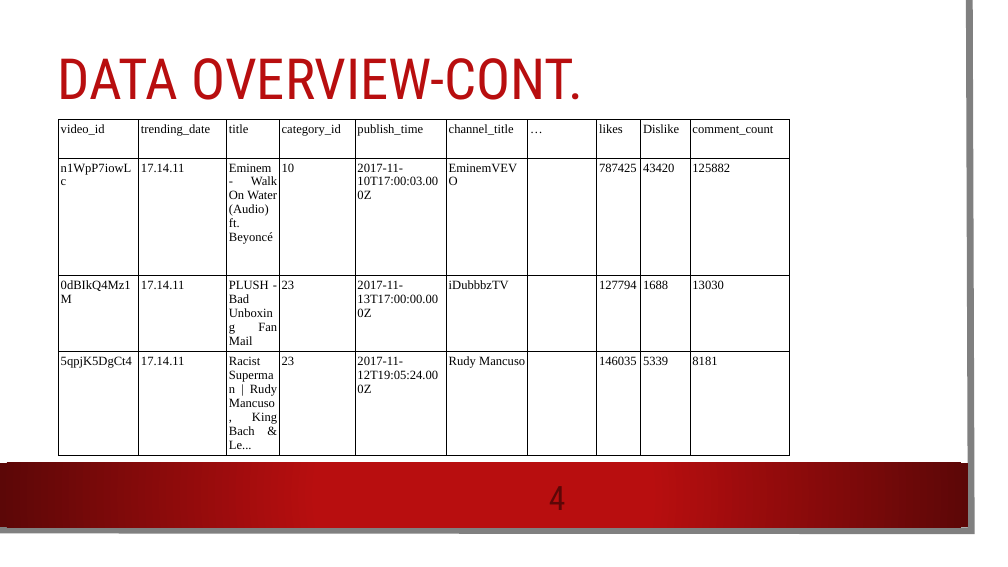
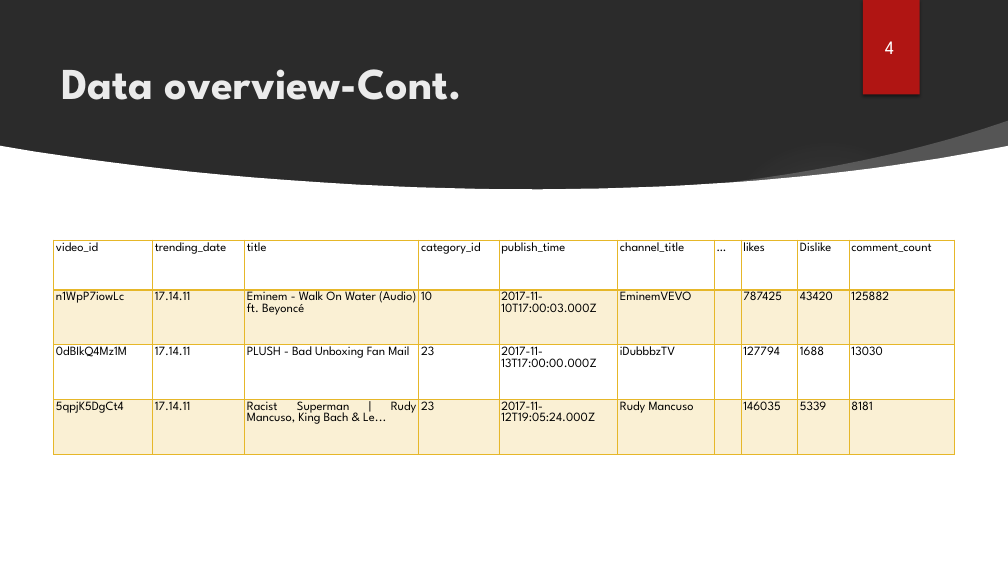
Before and after one commit to emami06/TrendingVideoYouTube, a slide deck: slide 4 of Trending YouTube vidoes.pptx. Drawn at 1008x567 pixels with LibreOffice and Linux fonts; fonts in the diff are those of the drawing; background and template pictures are left out; a plain dark background stands for a picture behind light text. Boxes give left, top, right and bottom in pixels: in the first picture for what was removed or moved away, otherwise in the second. Text is boxed around its words. In the diff, an @@ line names an element or a change of style, - is before the commit and + after.

```diff
--- a/Trending YouTube vidoes.pptx
+++ b/Trending YouTube vidoes.pptx
@@ rectangle removed at <box>0,0,991,550</box> @@
@@ freeform shape removed at <box>0,0,972,531</box> @@
@@ rectangle added at <box>863,0,920,95</box>, fill #B01513 @@
@@ title "Data overview-Cont." at <box>61,69,462,100</box>: vertical alignment middle to top @@
@@ text "4": place and size @@
-text "4" at <box>520,476,595,518</box>
+text "4" at <box>885,41,894,54</box>
@@ text "4" at <box>885,41,894,54</box>: size 32 to 18 pt, font Roboto Condensed to League Spartan, text colour #5C0707 to #FFFFFF; alignment centre to left; vertical alignment middle to top @@
@@ title at <box>61,69,462,100</box>: text changed; size 54 to 42 pt; font Roboto Condensed to League Spartan; text colour #B80E0F to #EBEBEB; bold on @@
-DATA OVERVIEW-CONT.
+Data overview-Cont.
@@ freeform shape added at <box>0,146,1008,567</box>, fill #FFFFFF @@
@@ ellipse added at <box>712,138,944,371</box>, fill gradient #F3F3F3 @@
@@ freeform shape added at <box>721,121,1008,189</box>, fill #FFFFFF at 20% opacity @@
@@ table at <box>54,240,955,454</box> @@
@@ fill none to #E6B729 at 20% opacity in 18 cells @@
@@ font Times New Roman to League Spartan @@
@@ borders changed @@
@@ table: place and size @@
-table at <box>58,119,789,466</box>
+table at <box>54,240,955,454</box>
@@ rectangle removed at <box>0,463,968,527</box> @@
```
Also in this commit, not shown: 13 other slides changed, 2 slides added.
